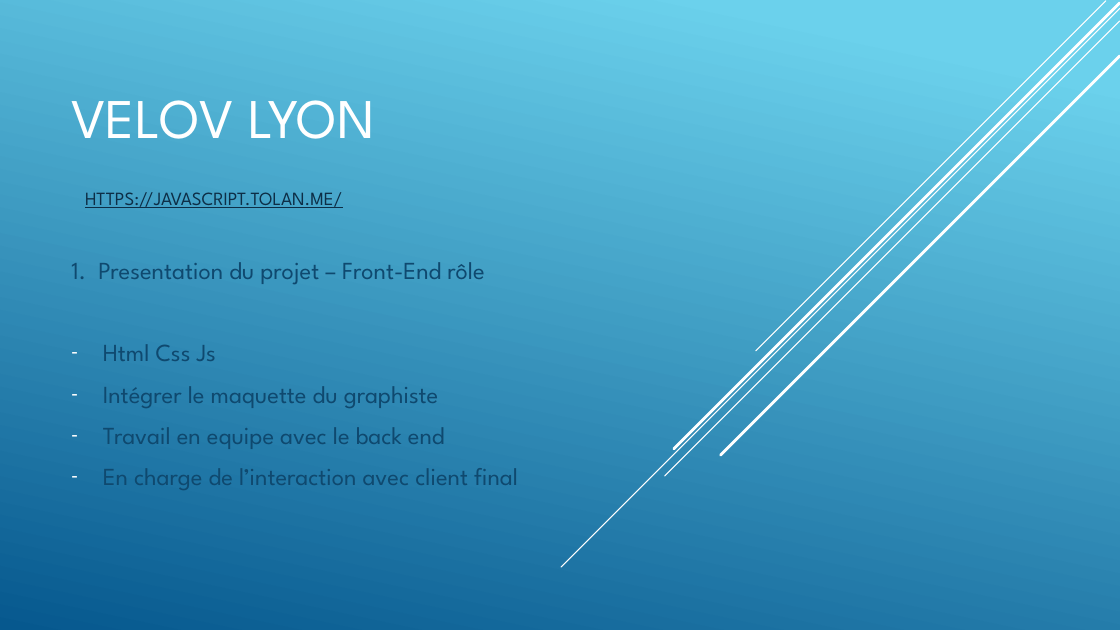
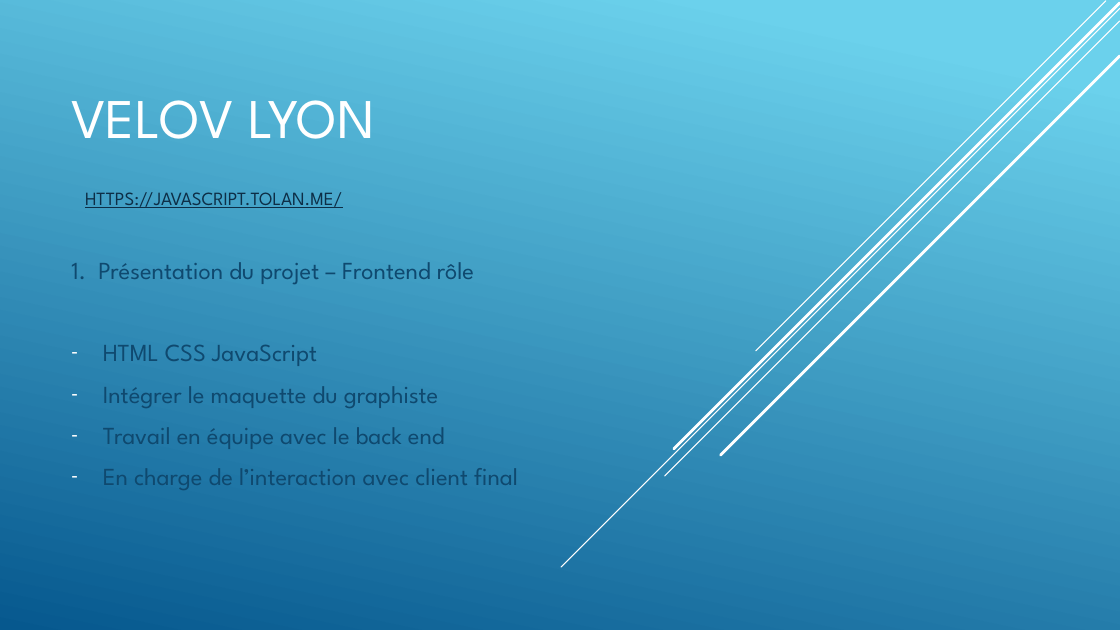
Before and after one commit to btolan-karudev/oc-velo, a slide deck: slide 1 of VELOvBenjaminTolanLivraleppt.pptx. Drawn at 1120x630 pixels with LibreOffice and Linux fonts; fonts in the diff are those of the drawing. Boxes give left, top, right and bottom in pixels: in the first picture for what was removed or moved away, otherwise in the second. Text is boxed around its words. In the diff, an @@ line names an element or a change of style, - is before the commit and + after.

```diff
--- a/VELOvBenjaminTolanLivraleppt.pptx
+++ b/VELOvBenjaminTolanLivraleppt.pptx
@@ subtitle at [71, 262, 474, 366]: text changed @@
-1. Presentation du projet – Front-End rôle
-– Html Css Js
+1. Présentation du projet – Frontend rôle
+– HTML CSS JavaScript
@@ subtitle at [103, 427, 445, 449]: text changed @@
-– Travail en equipe avec le back end
+– Travail en équipe avec le back end
```
Also in this commit, not shown: 1 other slide changed, 1 other file.
